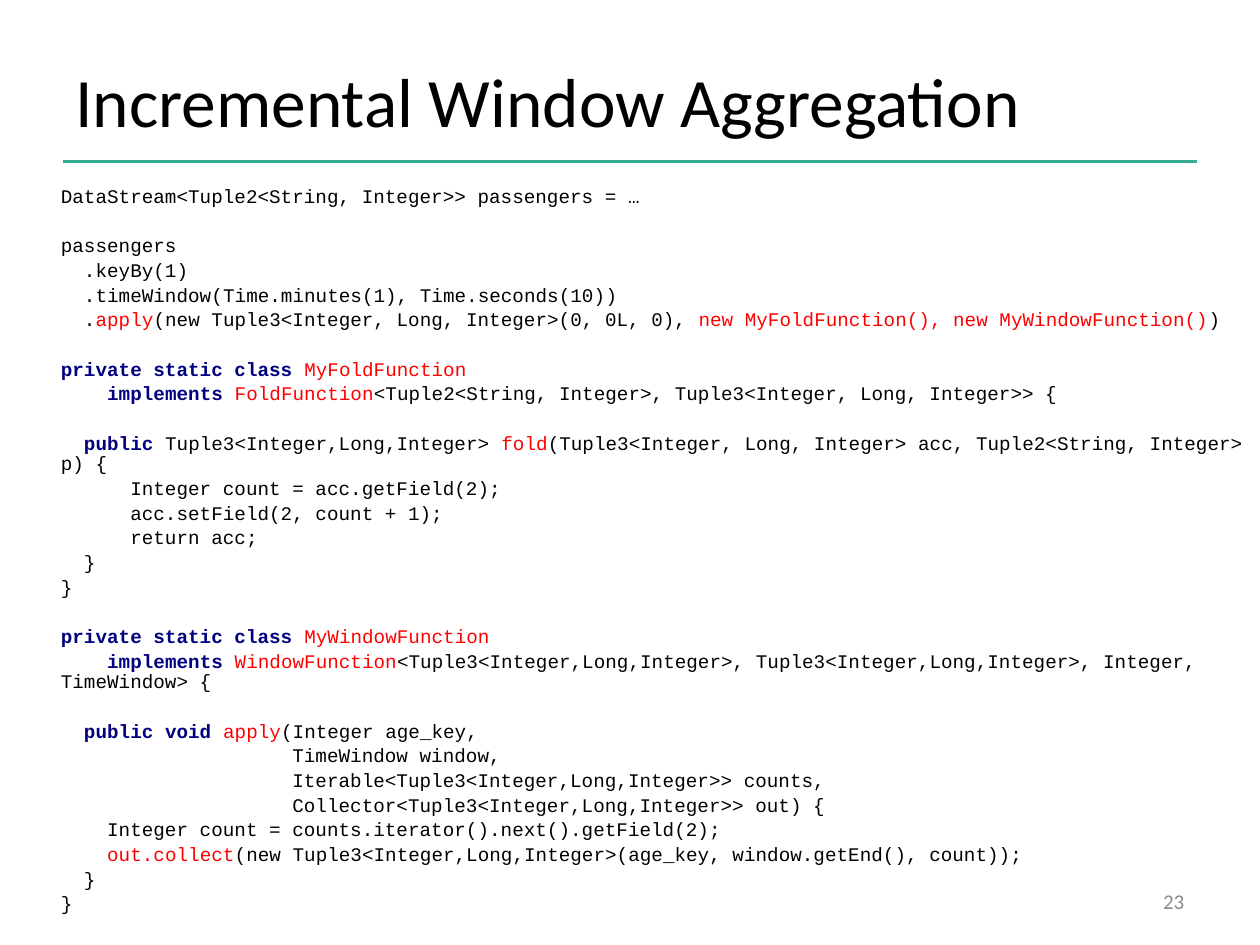
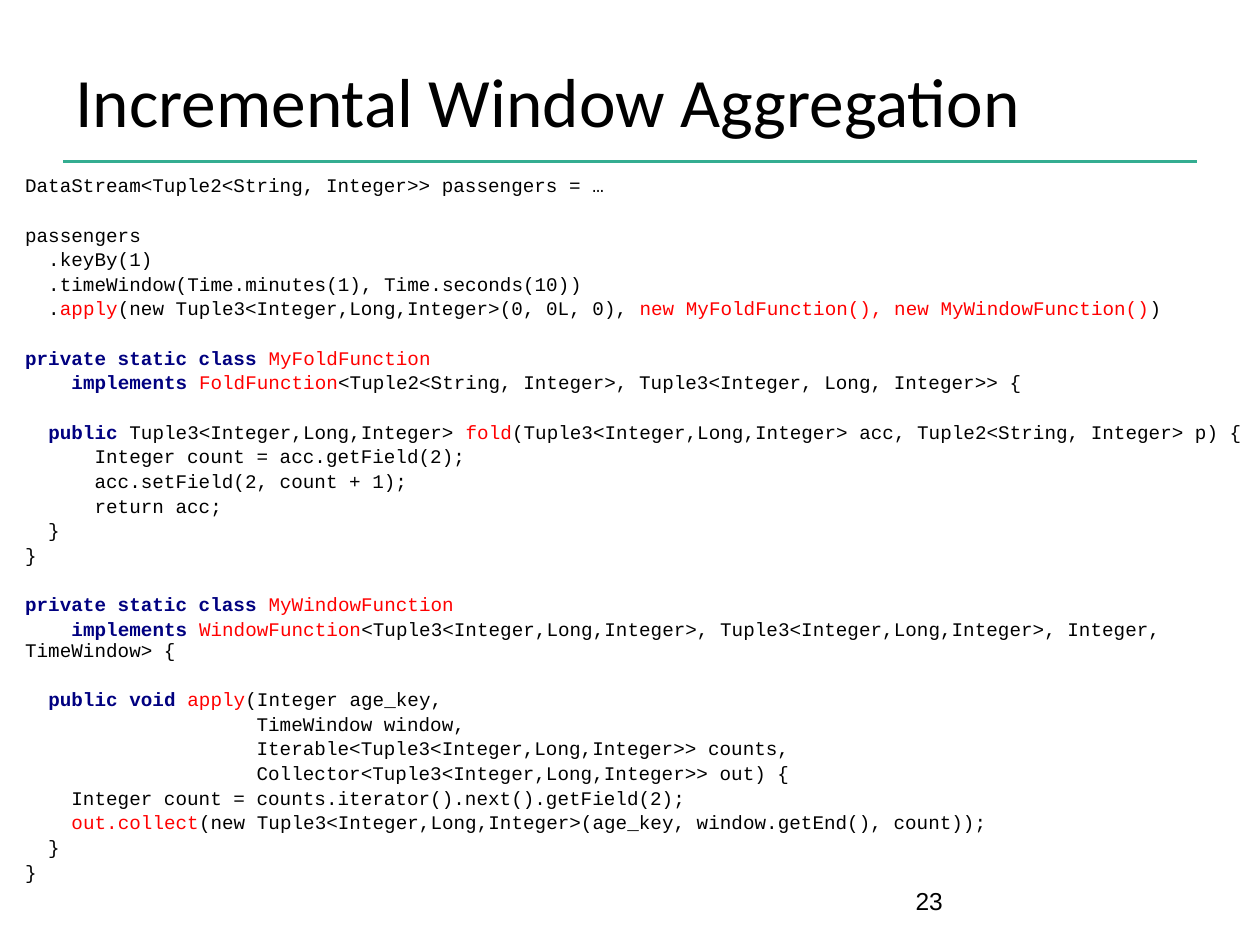
Before and after one commit to dataArtisans/flink-training-web, a slide deck: slide 23 of slides/flink_stream_windows.pptx. Drawn at 1260x945 pixels with LibreOffice and Linux fonts; fonts in the diff are those of the drawing; background and template pictures are left out. Boxes give left, top, right and bottom in pixels: in the first picture for what was removed or moved away, otherwise in the second. Text is boxed around its words. In the diff, an @@ line names an element or a change of style, - is before the commit and + after.

Commit message:
small updates to stream slides for 1.1.3, plus new intro slides

```diff
--- a/slides/flink_stream_windows.pptx
+++ b/slides/flink_stream_windows.pptx
@@ text "DataStream<Tuple2<String, Integer>> passengers = …": place and size @@
-text "DataStream<Tuple2<String, Integer>> passengers = …" at bbox=[61, 189, 1243, 865]
+text "DataStream<Tuple2<String, Integer>> passengers = …" at bbox=[25, 179, 1218, 833]
@@ text at bbox=[25, 179, 1160, 833]: less space between paragraphs @@
@@ text at bbox=[48, 302, 1162, 319]: text changed @@
-.apply(new Tuple3<Integer, Long, Integer>(0, 0L, 0), new MyFoldFunction(), new MyWindowFunction())
+.apply(new Tuple3<Integer,Long,Integer>(0, 0L, 0), new MyFoldFunction(), new MyWindowFunction())
@@ text at bbox=[48, 425, 1218, 443]: text changed @@
-public Tuple3<Integer,Long,Integer> fold(Tuple3<Integer, Long, Integer> acc, Tuple2<String, Integer> p) {
+public Tuple3<Integer,Long,Integer> fold(Tuple3<Integer,Long,Integer> acc, Tuple2<String, Integer> p) {
@@ page number at bbox=[916, 893, 943, 911]: size 12 to 14 pt, font Calibri to Arial, text colour #8C8C8C to #000000; alignment right to left @@
```
Also in this commit, not shown: 33 other slides changed, 4 other files.
